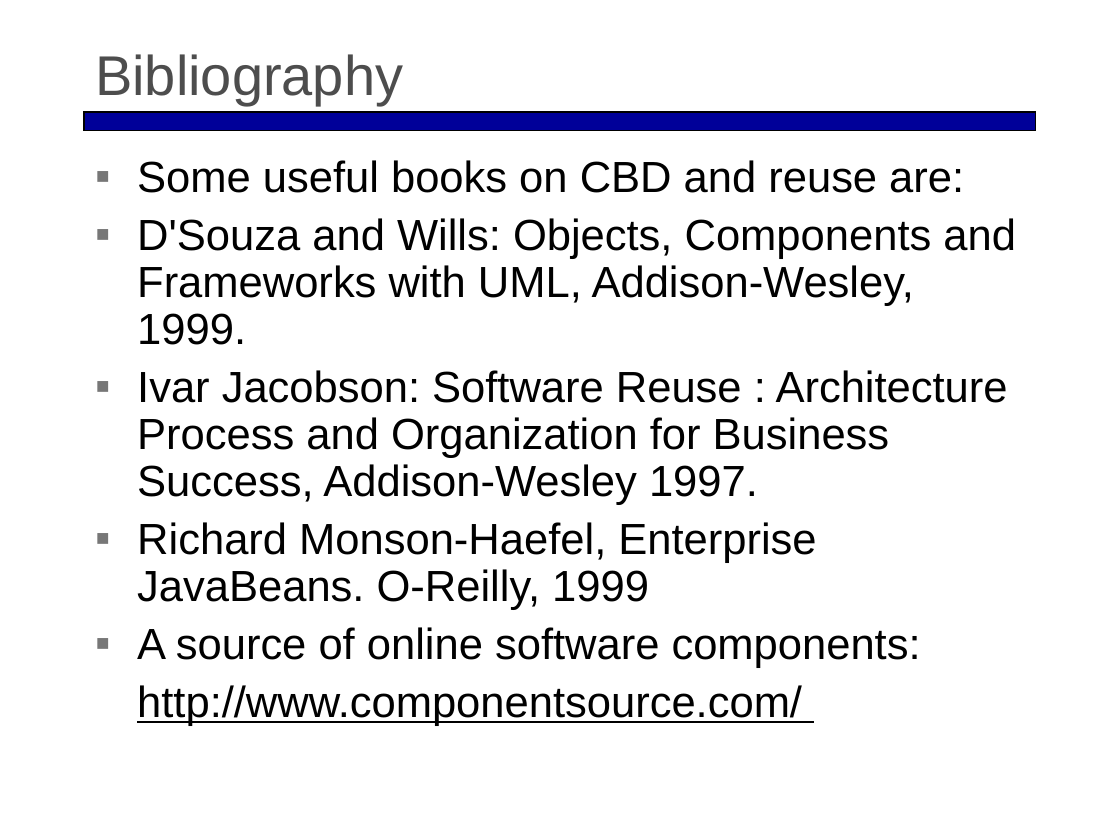
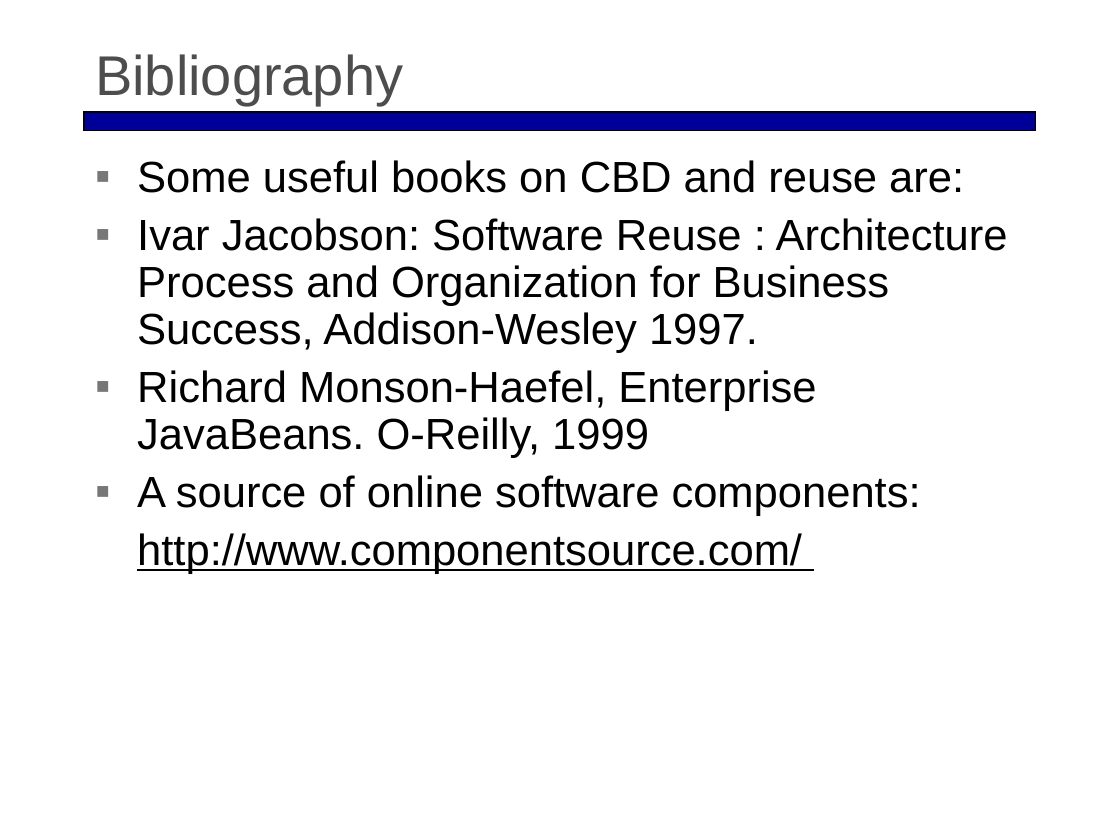
Before and after one commit to smoothplans/Software-Engineering, a slide deck: slide 29 of SWE-PPT/lecture05_Components.ppt. Drawn at 1120x840 pixels with LibreOffice and Linux fonts; fonts in the diff are those of the drawing. Boxes give left, top, right and bottom in pixels: in the first picture for what was removed or moved away, otherwise in the second. Text is boxed around its words. In the diff, an @@ line names an element or a change of style, - is before the commit and + after.

Commit message:
Update SWE-PPT/lecture05_Components.ppt
delete old book reference.

```diff
--- a/SWE-PPT/lecture05_Components.ppt
+++ b/SWE-PPT/lecture05_Components.ppt
@@ text at (137,218,1016,345): paragraph removed @@
-▪ D'Souza and Wills: Objects, Components and Frameworks with UML, Addison-Wesley, 1999.
```
